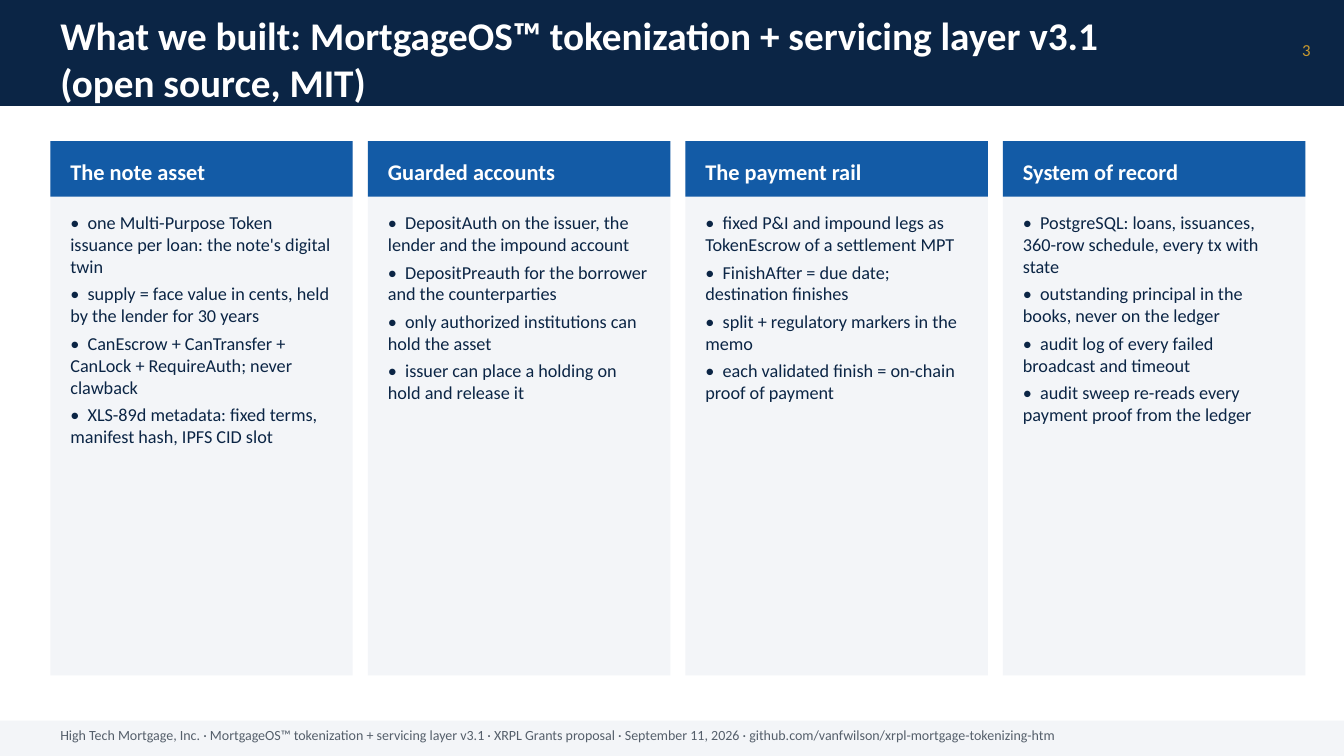
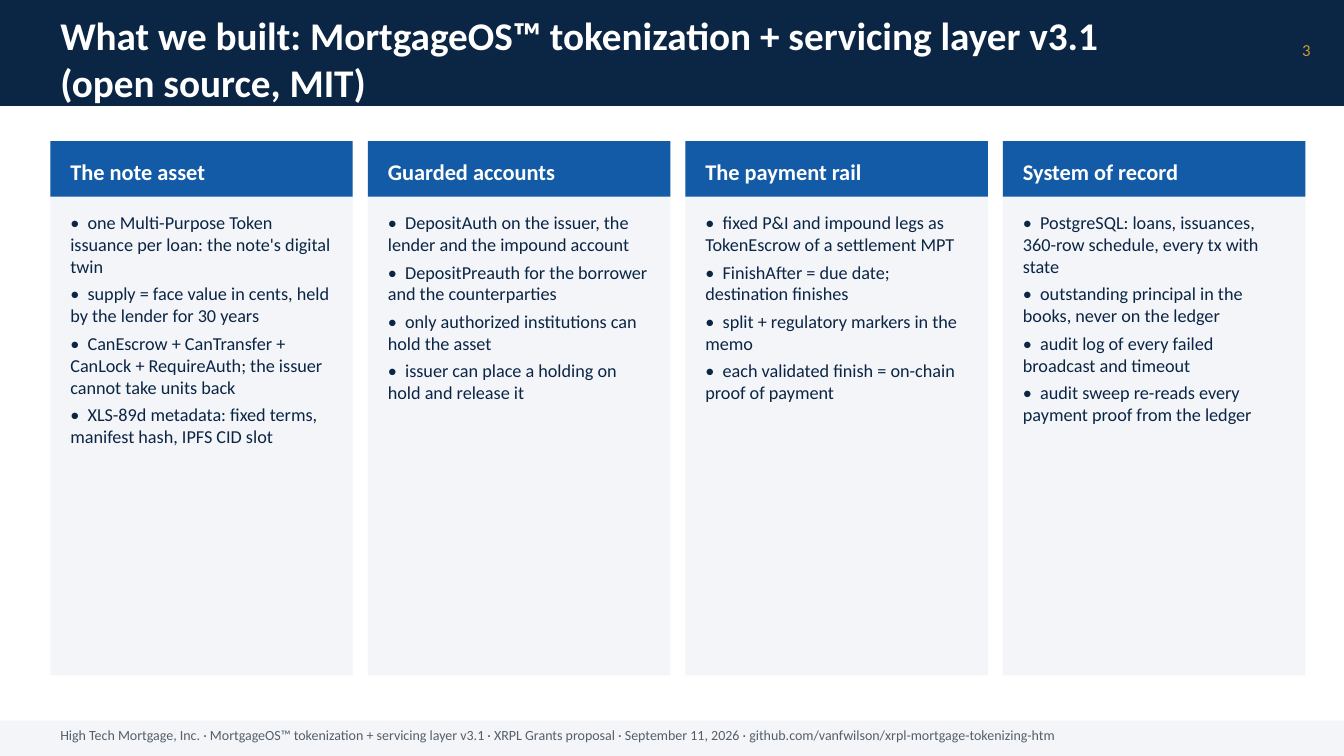
Before and after one commit to vanfwilson/xrpl-mortgage-tokenizing-htm, a slide deck: slide 3 of docs/grant-deck-2026-09-11.pptx. Drawn at 1344x756 pixels with LibreOffice and Linux fonts; fonts in the diff are those of the drawing. Boxes give left, top, right and bottom in pixels: in the first picture for what was removed or moved away, otherwise in the second. Text is boxed around its words. In the diff, an @@ line names an element or a change of style, - is before the commit and + after.

```diff
--- a/docs/grant-deck-2026-09-11.pptx
+++ b/docs/grant-deck-2026-09-11.pptx
@@ text at [70,337,322,394]: text changed @@
-• CanEscrow + CanTransfer + CanLock + RequireAuth; never clawback
+• CanEscrow + CanTransfer + CanLock + RequireAuth; the issuer cannot take units back
```
Also in this commit, not shown: 10 other slides changed, 5 other files.
